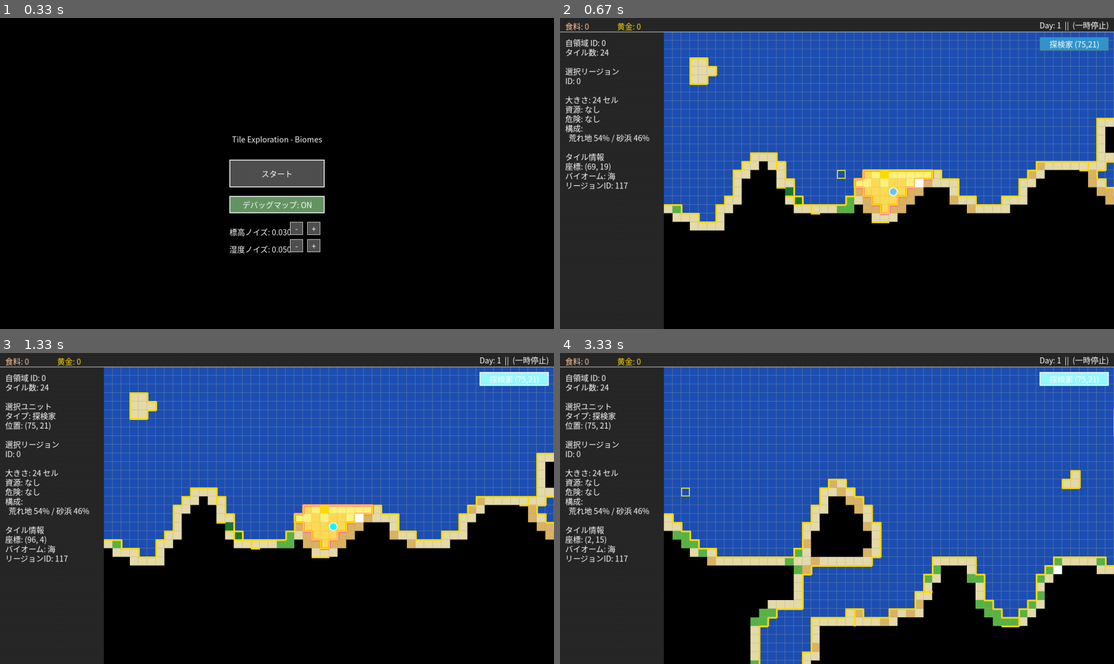
Above: before the commit, frames 1-4 (two rows, left to right).
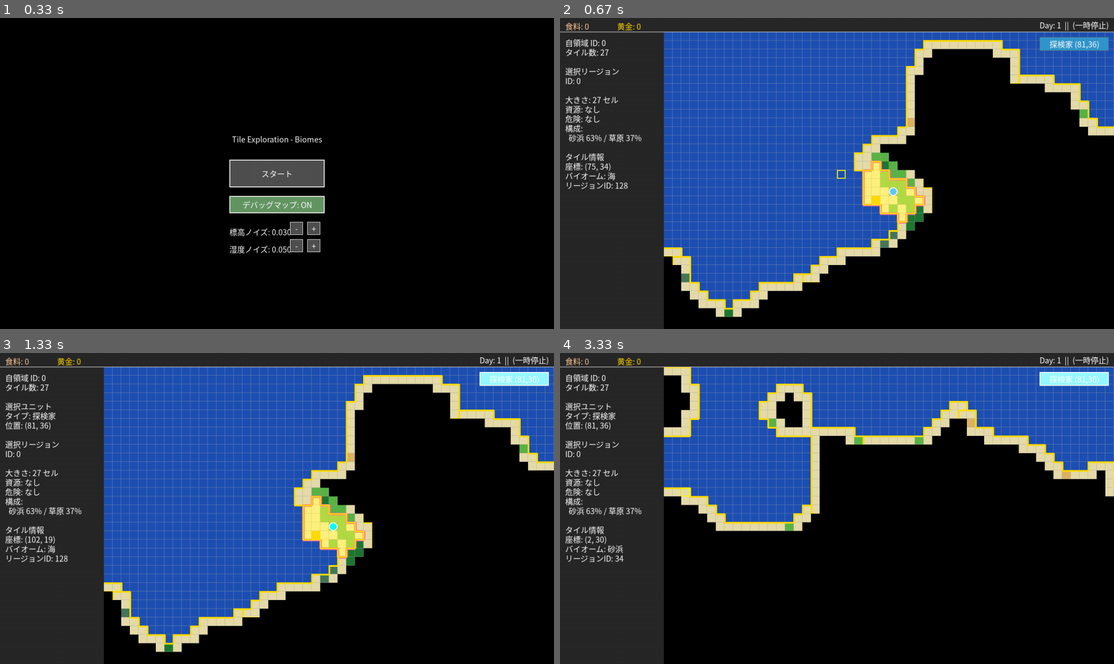
Above: after the commit, the same moments.

Repository: ankored33/pygamegame1
Game: pygame game, started from game1.py
Two runs of this game, one before a commit and one after it. Both use one fixed random seed, a clock stepped at 60 frames per second and the inputs below.
Inputs (mouse positions are in pixels of both pictures, inside the frame that each line leads up to):
- Up to frame 1 (0.33 s): no input
- Up to frame 2 (0.67 s): click "スタート" at 0.38 s
- Up to frame 3 (1.33 s): click (182, 580) at 0.72 s; click (515, 377) at 1.05 s, where only the run before the commit has a clickable "探検家 (75,21)"
- Up to frame 4 (3.33 s): right-click (687, 492) at 1.38 s; hold A 1.67-2.2 s; tap Space at 1.73, 2.03, 2.3, 2.63, 2.93, 3.07 s; hold S 2.23-2.53 s; hold A 2.57-2.97 s; hold W from 3 s (still down)

Frame 1 is identical in both runs. In frame 2, 31% of the frame differs, in the area x 1-100%, y 6-97%; in frame 3, 31%; in frame 4, 38%, in the area x 1-100%, y 4-100%.

Commit message:
軽量化と探検修正

Diff:
--- a/game1.py
+++ b/game1.py
@@ -112,9 +112,19 @@
                                 state.fog_grid[ty][tx] = True
                                 revealed_any = True
 
-                        # Invalidate fog surface to force redraw if anything revealed
+                        # Update fog surfaces if anything revealed
                         if revealed_any:
                             state.fog_surface = None
+
+                            # Update zoom fog layer (just the revealed tiles)
+                            if state.zoom_fog_layer:
+                                scale = C.ZOOM_SCALE
+                                for (tx, ty) in unit.get_vision_tiles():
+                                    if state.fog_grid[ty][tx]:
+                                        px = tx * C.TILE_SIZE * scale
+                                        py = ty * C.TILE_SIZE * scale
+                                        rect = pygame.Rect(px, py, C.TILE_SIZE * scale, C.TILE_SIZE * scale)
+                                        state.zoom_fog_layer.fill((0, 0, 0, 0), rect)  # Make transparent
 
             if state.zoom_mode and state.zoom_region_id is not None:
                 render_map.render_zoom(screen, font, state)
--- a/game_system.py
+++ b/game_system.py
@@ -100,6 +100,10 @@
     state.coast_edge = edge_side
     state.highlight_frames_remaining = 0  # Disabled highlight circle
 
+    # Initialize exploration state
+    for rid, r_info in enumerate(state.region_info):
+        r_info["explored"] = False
+
     # Start in zoom mode centered on player region
     state.zoom_mode = True
     state.zoom_region_id = 0
@@ -136,6 +140,8 @@
 
     state.map_surface = None
     state.fog_surface = None
+    state.zoom_full_map_cache = None
+    state.zoom_fog_layer = None
 
     # Initialize fog grid (False = hidden)
     state.fog_grid = [[False for _ in range(C.BASE_GRID_WIDTH)] for _ in range(C.BASE_GRID_HEIGHT)]
@@ -208,6 +214,9 @@
 
     # Calculate initial player resources
     calculate_player_resources(state)
+
+    # Check for fully explored regions (including player region)
+    check_all_regions_explored(state)
 
     # Always save newly generated map as debug map for future use
     save_map_state(state, "debug_map.pkl")
@@ -257,6 +266,11 @@
         state.player_grid_y = data["player_grid_y"]
         state.adjacent_regions_cache = data.get("adjacent_regions_cache") # Might be missing in old saves
 
+        # Reset explored status since fog is reset
+        if state.region_info:
+            for r_info in state.region_info:
+                r_info["explored"] = False
+
         # Reset other state
         state.selected_region = state.player_region_id
         state.highlight_frames_remaining = 0
@@ -288,6 +302,8 @@
 
         state.map_surface = None
         state.fog_surface = None
+        state.zoom_full_map_cache = None
+        state.zoom_fog_layer = None
 
         # Reset fog
         state.fog_grid = [[False for _ in range(C.BASE_GRID_WIDTH)] for _ in range(C.BASE_GRID_HEIGHT)]
@@ -320,6 +336,9 @@
 
         for (tx, ty) in explorer.get_vision_tiles():
             state.fog_grid[ty][tx] = True
+
+        # Check for fully explored regions
+        check_all_regions_explored(state)
 
         print(f"Debug map loaded from {filename}")
         return True
@@ -426,3 +445,31 @@
 
     state.food = food
     state.gold = gold
+
+
+def check_all_regions_explored(state: GameState):
+    """Check all regions and mark them as explored if all their tiles are revealed."""
+    if not state.region_info or not state.fog_grid or not state.region_grid:
+        return
+
+    # Reset explored status
+    for r_info in state.region_info:
+        r_info["explored"] = False
+        r_info["_revealed_count"] = 0 # Temporary counter
+
+    # Count revealed tiles
+    for y in range(C.BASE_GRID_HEIGHT):
+        for x in range(C.BASE_GRID_WIDTH):
+            rid = state.region_grid[y][x]
+            if rid is not None and rid >= 0 and rid < len(state.region_info):
+                if state.fog_grid[y][x]:
+                    state.region_info[rid]["_revealed_count"] = state.region_info[rid].get("_revealed_count", 0) + 1
+
+    # Check against total size
+    for r_info in state.region_info:
+        if r_info["size"] > 0 and r_info.get("_revealed_count", 0) == r_info["size"]:
+            r_info["explored"] = True
+
+        # Clean up temporary counter
+        if "_revealed_count" in r_info:
+            del r_info["_revealed_count"]
--- a/input_handler.py
+++ b/input_handler.py
@@ -50,22 +50,23 @@
                 # Automated exploration if adjacent to ANY selected unit
                 target_rid = state.region_grid[gy][gx]
 
+                # Cannot explore if already explored
+                if state.region_info and target_rid < len(state.region_info):
+                    if state.region_info[target_rid].get("explored", False):
+                        return
+
                 # Only Explorers can explore
                 selected_units = [u for u in state.units if u.selected and u.unit_type == "explorer"]
                 if not selected_units:
                     return
 
+                # Check if target region is adjacent to any explored region
                 can_explore = False
-                for unit in selected_units:
-                    ux, uy = int(unit.x), int(unit.y)
-                    if 0 <= ux < C.BASE_GRID_WIDTH and 0 <= uy < C.BASE_GRID_HEIGHT:
-                        unit_rid = state.region_grid[uy][ux]
-                        # Check if target is same or neighbor
-                        if unit_rid == target_rid:
-                            can_explore = True
-                            break
-                        if state.region_info and unit_rid < len(state.region_info):
-                            if target_rid in state.region_info[unit_rid]["neighbors"]:
+                if state.region_info and target_rid < len(state.region_info):
+                    target_neighbors = state.region_info[target_rid].get("neighbors", set())
+                    for neighbor_rid in target_neighbors:
+                        if neighbor_rid < len(state.region_info):
+                            if state.region_info[neighbor_rid].get("explored", False):
                                 can_explore = True
                                 break
 
@@ -158,11 +159,43 @@
 
     if back_button_rect.collidepoint(mx, my):
         state.screen_state = "menu"
+
+        # Reset world data
         state.biome_grid = None
         state.region_grid = None
         state.region_seeds = None
         state.region_info = None
         state.selected_region = None
+
+        # Reset game state
+        state.game_time = 0.0
+        state.day = 1
+        state.is_paused = True
+        state.game_speed = 1.0
+
+        # Reset units
+        state.units = []
+
+        # Reset resources
+        state.food = 0
+        state.gold = 0
+        state.resource_nodes = []
+
+        # Reset fog
+        state.fog_grid = None
+        state.fog_surface = None
+        state.debug_fog_off = False
+
+        # Reset zoom
+        state.zoom_mode = False
+        state.zoom_region_id = None
+
+        # Reset caches
+        state.map_surface = None
+        state.zoom_full_map_cache = None
+        state.zoom_fog_layer = None
+        state.adjacent_regions_cache = None
+
         return
     if mx < C.INFO_PANEL_WIDTH or my < C.TOP_BAR_HEIGHT:
         return
@@ -177,23 +210,24 @@
         if button == 3:  # Right mouse button
             target_rid = state.region_grid[gy][gx]
 
+            # Cannot explore if already explored
+            if state.region_info and target_rid < len(state.region_info):
+                if state.region_info[target_rid].get("explored", False):
+                    return
+
             # Check if any unit is selected
             # Only Explorers can explore
             selected_units = [u for u in state.units if u.selected and u.unit_type == "explorer"]
             if not selected_units:
                 return
 
+            # Check if target region is adjacent to any explored region
             can_explore = False
-            for unit in selected_units:
-                ux, uy = int(unit.x), int(unit.y)
-                if 0 <= ux < C.BASE_GRID_WIDTH and 0 <= uy < C.BASE_GRID_HEIGHT:
-                    unit_rid = state.region_grid[uy][ux]
-                    # Check if target is same or neighbor
-                    if unit_rid == target_rid:
-                        can_explore = True
-                        break
-                    if state.region_info and unit_rid < len(state.region_info):
-                        if target_rid in state.region_info[unit_rid]["neighbors"]:
+            if state.region_info and target_rid < len(state.region_info):
+                target_neighbors = state.region_info[target_rid].get("neighbors", set())
+                for neighbor_rid in target_neighbors:
+                    if neighbor_rid < len(state.region_info):
+                        if state.region_info[neighbor_rid].get("explored", False):
                             can_explore = True
                             break
 
@@ -294,17 +328,9 @@
                         state.zoom_origin = (max(0, xmin - C.ZOOM_MARGIN), max(0, ymin - C.ZOOM_MARGIN))
             else:
                 # Single click - check if region is fully explored before allowing selection
-                is_fully_explored = True
-                if not state.debug_fog_off and state.fog_grid:
-                    # Check all tiles in this region
-                    for y in range(C.BASE_GRID_HEIGHT):
-                        for x in range(C.BASE_GRID_WIDTH):
-                            if state.region_grid[y][x] == rid:
-                                if not state.fog_grid[y][x]:
-                                    is_fully_explored = False
-                                    break
-                        if not is_fully_explored:
-                            break
+                is_fully_explored = False
+                if state.region_info and rid < len(state.region_info):
+                    is_fully_explored = state.region_info[rid].get("explored", False)
 
                 # Only allow selection of fully explored regions
                 if is_fully_explored:
--- a/render_map.py
+++ b/render_map.py
@@ -115,74 +115,115 @@
     view_x1 = min(C.BASE_GRID_WIDTH - 1, view_x0 + view_w)
     view_y1 = min(C.BASE_GRID_HEIGHT - 1, view_y0 + view_h)
 
-    # Create a transparent surface for grid lines to support alpha blending
-    grid_surface = pygame.Surface((C.SCREEN_WIDTH, C.SCREEN_HEIGHT), pygame.SRCALPHA)
-
-    # Pass 1: Draw tiles and grid lines
-    if state.biome_grid and state.region_grid:
-        for y in range(view_y0, view_y1 + 1):
-            for x in range(view_x0, view_x1 + 1):
-                # Fog check
-                if not state.debug_fog_off and state.fog_grid and not state.fog_grid[y][x]:
-                    px = map_origin_x + (x - view_x0) * C.TILE_SIZE * scale
-                    py = map_origin_y + (y - view_y0) * C.TILE_SIZE * scale
+    # Generate full map cache if needed (only once, or when map changes)
+    if state.zoom_full_map_cache is None:
+        scale = C.ZOOM_SCALE
+        full_width = C.BASE_GRID_WIDTH * C.TILE_SIZE * scale
+        full_height = C.BASE_GRID_HEIGHT * C.TILE_SIZE * scale
+
+        # Create cache surface for full map
+        cache_surface = pygame.Surface((full_width, full_height))
+
+        # Create a transparent surface for grid lines
+        grid_surface = pygame.Surface((full_width, full_height), pygame.SRCALPHA)
+
+        # Render all tiles and grid lines
+        if state.biome_grid and state.region_grid:
+            for y in range(C.BASE_GRID_HEIGHT):
+                for x in range(C.BASE_GRID_WIDTH):
+                    b = state.biome_grid[y][x]
+                    color = C.BIOME_COLORS.get(b, C.GREY)
+                    rid = state.region_grid[y][x]
+                    if rid == state.player_region_id:
+                        color = tuple(min(255, c + 40) for c in color)
+
+                    px = x * C.TILE_SIZE * scale
+                    py = y * C.TILE_SIZE * scale
                     rect = pygame.Rect(px, py, C.TILE_SIZE * scale, C.TILE_SIZE * scale)
-                    pygame.draw.rect(screen, (0, 0, 0), rect)
-                    continue
-
-                b = state.biome_grid[y][x]
-                color = C.BIOME_COLORS.get(b, C.GREY)
-                rid = state.region_grid[y][x]
-                if rid == state.player_region_id:
-                    color = tuple(min(255, c + 40) for c in color)
-                px = map_origin_x + (x - view_x0) * C.TILE_SIZE * scale
-                py = map_origin_y + (y - view_y0) * C.TILE_SIZE * scale
-                rect = pygame.Rect(px, py, C.TILE_SIZE * scale, C.TILE_SIZE * scale)
-                pygame.draw.rect(screen, color, rect)
-
-                # Draw grid lines (right and bottom only) with 50% transparency
-                grid_color = (160, 160, 160, 128)
-                pygame.draw.line(grid_surface, grid_color, (rect.right - 1, rect.top), (rect.right - 1, rect.bottom - 1), 1)
-                pygame.draw.line(grid_surface, grid_color, (rect.left, rect.bottom - 1), (rect.right - 1, rect.bottom - 1), 1)
-
-    # Blit grid surface onto screen
-    screen.blit(grid_surface, (0, 0))
-
-    # Pass 2: Draw borders (Region and Faction)
-    if state.biome_grid and state.region_grid:
-        for y in range(view_y0, view_y1 + 1):
-            for x in range(view_x0, view_x1 + 1):
-                # Fog check (skip borders if fogged)
-                if not state.debug_fog_off and state.fog_grid and not state.fog_grid[y][x]:
-                    continue
-
-                rid = state.region_grid[y][x]
-                px = map_origin_x + (x - view_x0) * C.TILE_SIZE * scale
-                py = map_origin_y + (y - view_y0) * C.TILE_SIZE * scale
-                rect = pygame.Rect(px, py, C.TILE_SIZE * scale, C.TILE_SIZE * scale)
-
-                # Region boundaries (unified yellow)
-                if x + 1 <= view_x1 and state.region_grid[y][x + 1] != rid:
-                    pygame.draw.line(screen, C.ZOOM_REGION_BORDER_COLOR, (rect.right, rect.top), (rect.right, rect.bottom), 4)
-                if y + 1 <= view_y1 and state.region_grid[y + 1][x] != rid:
-                    pygame.draw.line(screen, C.ZOOM_REGION_BORDER_COLOR, (rect.left, rect.bottom), (rect.right, rect.bottom), 4)
-
-                # Faction borders (gold, thicker)
-                is_player = (rid == state.player_region_id)
-                faction_border_color = C.FACTION_BORDER_COLOR
-                faction_border_width = 6
-
-                if x + 1 <= view_x1:
-                    rid_r = state.region_grid[y][x + 1]
-                    is_player_r = (rid_r == state.player_region_id)
-                    if is_player != is_player_r:
-                        pygame.draw.line(screen, faction_border_color, (rect.right, rect.top), (rect.right, rect.bottom), faction_border_width)
-
-                if y + 1 <= view_y1:
-                    rid_d = state.region_grid[y + 1][x]
-                    is_player_d = (rid_d == state.player_region_id)
-                    if is_player != is_player_d:
-                        pygame.draw.line(screen, faction_border_color, (rect.left, rect.bottom), (rect.right, rect.bottom), faction_border_width)
+                    pygame.draw.rect(cache_surface, color, rect)
+
+                    # Draw grid lines with 50% transparency
+                    grid_color = (160, 160, 160, 128)
+                    pygame.draw.line(grid_surface, grid_color, (rect.right - 1, rect.top), (rect.right - 1, rect.bottom - 1), 1)
+                    pygame.draw.line(grid_surface, grid_color, (rect.left, rect.bottom - 1), (rect.right - 1, rect.bottom - 1), 1)
+
+        # Blit grid onto cache
+        cache_surface.blit(grid_surface, (0, 0))
+
+        # Draw borders
+        if state.biome_grid and state.region_grid:
+            for y in range(C.BASE_GRID_HEIGHT):
+                for x in range(C.BASE_GRID_WIDTH):
+                    rid = state.region_grid[y][x]
+                    px = x * C.TILE_SIZE * scale
+                    py = y * C.TILE_SIZE * scale
+                    rect = pygame.Rect(px, py, C.TILE_SIZE * scale, C.TILE_SIZE * scale)
+
+                    # Region boundaries
+                    if x + 1 < C.BASE_GRID_WIDTH and state.region_grid[y][x + 1] != rid:
+                        pygame.draw.line(cache_surface, C.ZOOM_REGION_BORDER_COLOR, (rect.right, rect.top), (rect.right, rect.bottom), 4)
+                    if y + 1 < C.BASE_GRID_HEIGHT and state.region_grid[y + 1][x] != rid:
+                        pygame.draw.line(cache_surface, C.ZOOM_REGION_BORDER_COLOR, (rect.left, rect.bottom), (rect.right, rect.bottom), 4)
+
+                    # Faction borders
+                    is_player = (rid == state.player_region_id)
+                    faction_border_color = C.FACTION_BORDER_COLOR
+                    faction_border_width = 6
+
+                    if x + 1 < C.BASE_GRID_WIDTH:
+                        rid_r = state.region_grid[y][x + 1]
+                        is_player_r = (rid_r == state.player_region_id)
+                        if is_player != is_player_r:
+                            pygame.draw.line(cache_surface, faction_border_color, (rect.right, rect.top), (rect.right, rect.bottom), faction_border_width)
+
+                    if y + 1 < C.BASE_GRID_HEIGHT:
+                        rid_d = state.region_grid[y + 1][x]
+                        is_player_d = (rid_d == state.player_region_id)
+                        if is_player != is_player_d:
+                            pygame.draw.line(cache_surface, faction_border_color, (rect.left, rect.bottom), (rect.right, rect.bottom), faction_border_width)
+
+        state.zoom_full_map_cache = cache_surface
+
+    # Generate or update fog layer
+    if state.zoom_fog_layer is None and state.fog_grid:
+        scale = C.ZOOM_SCALE
+        full_width = C.BASE_GRID_WIDTH * C.TILE_SIZE * scale
+        full_height = C.BASE_GRID_HEIGHT * C.TILE_SIZE * scale
+
+        # Create fog layer (black with alpha)
+        fog_layer = pygame.Surface((full_width, full_height), pygame.SRCALPHA)
+        fog_layer.fill((0, 0, 0, 255))  # Fully opaque black
+
+        # Punch holes where fog is revealed
+        if not state.debug_fog_off:
+            for y in range(C.BASE_GRID_HEIGHT):
+                for x in range(C.BASE_GRID_WIDTH):
+                    if state.fog_grid[y][x]:
+                        px = x * C.TILE_SIZE * scale
+                        py = y * C.TILE_SIZE * scale
+                        rect = pygame.Rect(px, py, C.TILE_SIZE * scale, C.TILE_SIZE * scale)
+                        fog_layer.fill((0, 0, 0, 0), rect)  # Transparent
+        else:
+            # Debug mode: all transparent
+            fog_layer.fill((0, 0, 0, 0))
+
+        state.zoom_fog_layer = fog_layer
+
+    # Calculate viewport to blit
+    view_width_px = C.SCREEN_WIDTH - C.INFO_PANEL_WIDTH
+    view_height_px = C.SCREEN_HEIGHT - C.TOP_BAR_HEIGHT
+
+    source_x = view_x0 * C.TILE_SIZE * scale
+    source_y = view_y0 * C.TILE_SIZE * scale
+    source_rect = pygame.Rect(source_x, source_y, view_width_px, view_height_px)
+
+    # Blit base map
+    if state.zoom_full_map_cache:
+        screen.blit(state.zoom_full_map_cache, (map_origin_x, map_origin_y), source_rect)
+
+    # Blit fog layer
+    if state.zoom_fog_layer and not state.debug_fog_off:
+        screen.blit(state.zoom_fog_layer, (map_origin_x, map_origin_y), source_rect)
 
     mx, my = pygame.mouse.get_pos()
     hover_tile = None
--- a/state.py
+++ b/state.py
@@ -65,6 +65,8 @@
 
     # rendering cache
     map_surface: Optional[object] = None
+    zoom_full_map_cache: Optional[object] = None  # Full map at zoom scale (no fog)
+    zoom_fog_layer: Optional[object] = None  # Fog overlay at zoom scale
 
     # units
     units: List = field(default_factory=list)
--- a/unit.py
+++ b/unit.py
@@ -154,6 +154,9 @@
         if not fog_tiles:
             # Region fully explored
             completed_region_id = self.target_region_id
+            if state.region_info and completed_region_id < len(state.region_info):
+                state.region_info[completed_region_id]["explored"] = True
+
             self.target_region_id = None
             self._handle_exploration_completion(state, completed_region_id, region_tiles)
         else:
Binary file changed: debug_map.pkl
